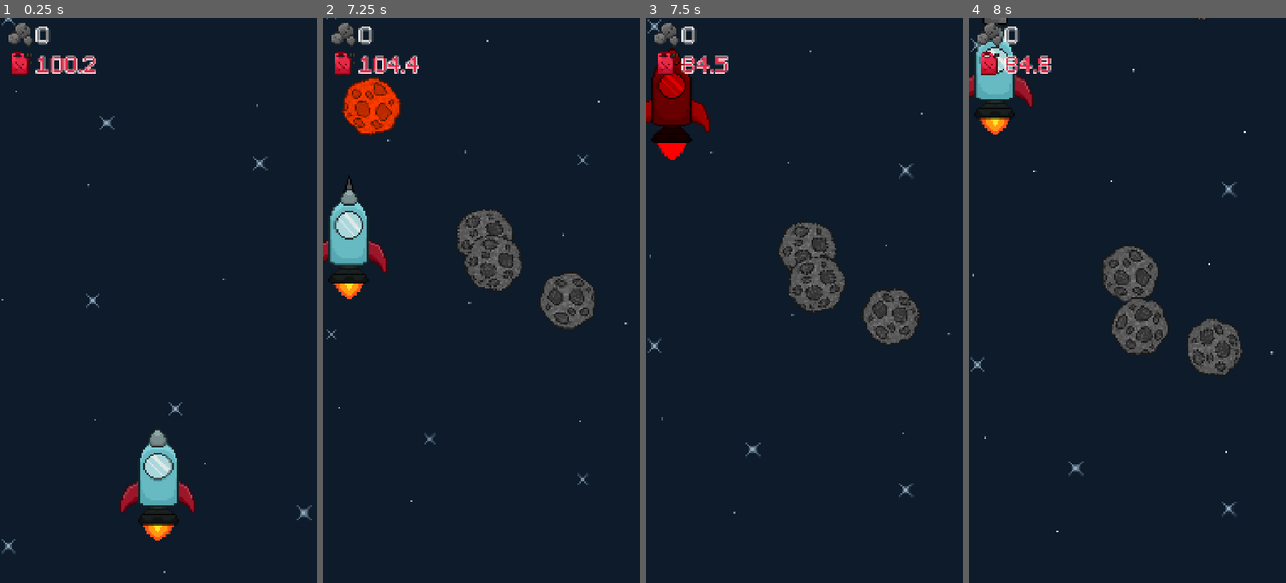
Above: before the commit, frames 1-4 (left to right).
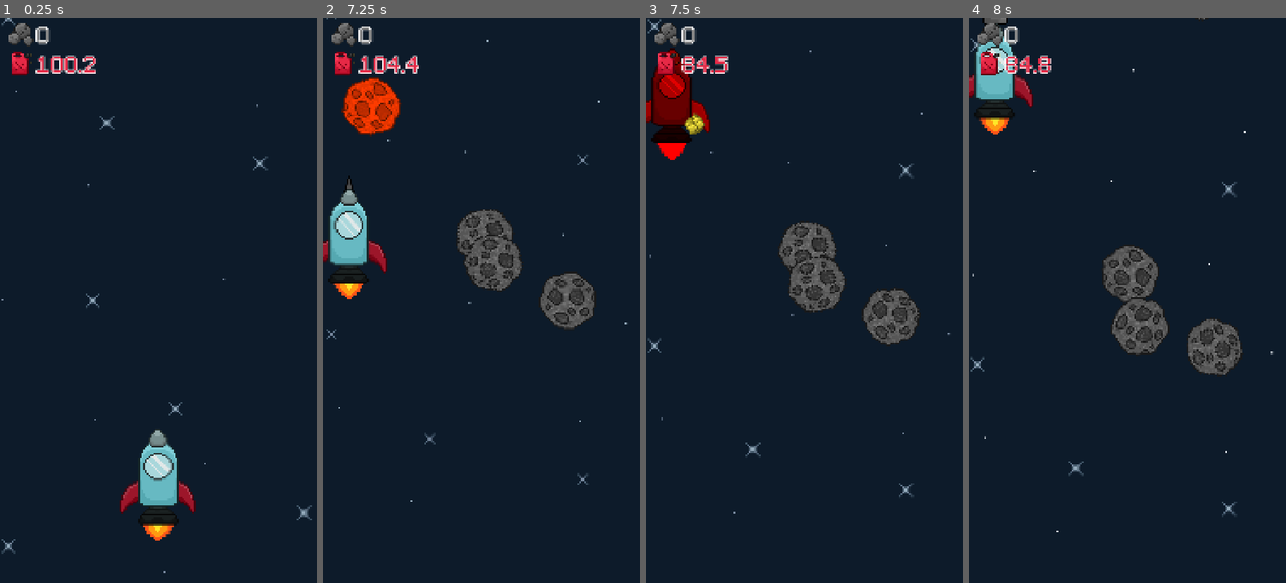
Above: after the commit, the same moments.

Repository: KRYPTO-CS/SpaceShooter
Game: Godot game, scene res://scenes/main.tscn
Same seed, same stepped clock (60 frames per second), same inputs: the game is played once before the commit and once after it. Sound files missing from this copy of the repository are replaced by a short silence.
Inputs (mouse positions are in pixels of both pictures, inside the frame that each line leads up to):
- Up to frame 1 (0.25 s): no input
- Up to frame 2 (7.25 s): move the mouse to (465, 413) at 0.52 s; click (465, 413) at 0.67 s; drag from (576, 385) to (481, 475) at 1.27 s; move the mouse to (386, 215) at 2.02 s; click (386, 215) at 2.17 s; drag from (497, 300) to (348, 560) at 2.77 s; move the mouse to (433, 159) at 3.52 s; click (433, 159) at 3.67 s; drag from (551, 272) to (567, 114) at 4.27 s; move the mouse to (418, 328) at 5.02 s; click (418, 328) at 5.17 s; drag from (513, 176) to (373, 147) at 5.77 s; move the mouse to (465, 413) at 6.52 s; click (465, 413) at 6.67 s
- Up to frame 3 (7.5 s): drag from (899, 385) to (693, 108) at 7.27 s
- Up to frame 4 (8 s): no input

Frames 1-2 are identical in both runs. In frame 3, 0.2% of the frame differs, in the area x 12-19%, y 16-21%; in frame 4, nothing differs.

Commit message:
Add destruction particle effect for asteroids

Diff:
--- a/SpaceShooter/scenes/asteroid.gd
+++ b/SpaceShooter/scenes/asteroid.gd
@@ -6,6 +6,8 @@
 
 var rotation_speed := 45.0  # degrees per second
 var hp := max_hp
+
+var prefix = ""
 
 func _ready():
 	# Randomize movement and rotation slightly
@@ -39,21 +41,26 @@
 		break_apart()
 
 func break_apart():
-	# TODO: Boom
 	GameManager.add_score(points)
 	GameManager.speed += points * 5
 	AudioManager.play_sound(preload("res://sounds/asteroidBreak.wav"))
-	queue_free()
+	explode()
 
 func hit_player():
-	# TODO: Boom
 	GameManager.add_score(-1)
 	GameManager.speed -= 20
 	AudioManager.play_sound(preload("res://sounds/playerHit.wav"))
-	queue_free()
+	explode()
 
 func flash_red():
 	var original_color = self.modulate
 	self.modulate = Color(1, 0.25, 0)
 	await get_tree().create_timer(0.075).timeout
 	self.modulate = original_color
+
+func explode():
+	var explosion = preload("res://scenes/explosion.tscn").instantiate()
+	explosion.prefix = prefix
+	explosion.global_position = global_position
+	get_parent().add_child(explosion)
+	queue_free()
--- /dev/null
+++ b/SpaceShooter/scenes/explosion.gd
@@ -0,0 +1,12 @@
+extends GPUParticles2D
+
+var prefix = ""
+
+func _ready():
+	if prefix != "":
+		var texture_path = "res://sprites/" + prefix + "Debris.png"
+		texture = load(texture_path)
+
+	emitting = true
+	await get_tree().create_timer(lifetime).timeout
+	queue_free()
--- /dev/null
+++ b/SpaceShooter/scenes/explosion.tscn
@@ -0,0 +1,34 @@
+[gd_scene load_steps=6 format=3 uid="uid://bl8qpcafbwhf0"]
+
+[ext_resource type="Texture2D" uid="uid://rv8vp367orti" path="res://sprites/debris.png" id="1_nfeox"]
+[ext_resource type="Script" uid="uid://bgbv8dgtplrik" path="res://scenes/explosion.gd" id="2_nfeox"]
+
+[sub_resource type="Gradient" id="Gradient_nfeox"]
+offsets = PackedFloat32Array(0.8207547, 1)
+colors = PackedColorArray(1, 1, 1, 1, 1, 1, 1, 0)
+
+[sub_resource type="GradientTexture1D" id="GradientTexture1D_aw4cw"]
+gradient = SubResource("Gradient_nfeox")
+
+[sub_resource type="ParticleProcessMaterial" id="ParticleProcessMaterial_aw4cw"]
+particle_flag_disable_z = true
+direction = Vector3(0, -1, 0)
+spread = 180.0
+initial_velocity_min = 150.0
+initial_velocity_max = 300.0
+angular_velocity_min = -90.000015
+angular_velocity_max = 89.999985
+gravity = Vector3(0, 98, 0)
+scale_min = 0.75
+scale_max = 1.25
+color_ramp = SubResource("GradientTexture1D_aw4cw")
+
+[node name="Explosion" type="GPUParticles2D"]
+emitting = false
+amount = 12
+texture = ExtResource("1_nfeox")
+lifetime = 0.5
+one_shot = true
+explosiveness = 1.0
+process_material = SubResource("ParticleProcessMaterial_aw4cw")
+script = ExtResource("2_nfeox")
--- a/SpaceShooter/scenes/main.gd
+++ b/SpaceShooter/scenes/main.gd
@@ -26,5 +26,6 @@
 		asteroid.max_hp *= 3
 		asteroid.speed = GameManager.speed * 1.5
 		asteroid.points *= 3
+		asteroid.prefix = "golden"
 
 	add_child(asteroid)
Not shown, added: SpaceShooter/scenes/explosion.gd.uid
Binary file added: SpaceShooter/sprites/debris.png
Not shown, added: SpaceShooter/sprites/debris.png.import
Binary file added: SpaceShooter/sprites/goldenDebris.png
Not shown, added: SpaceShooter/sprites/goldenDebris.png.import
Not shown, changed: docs/index.pck
